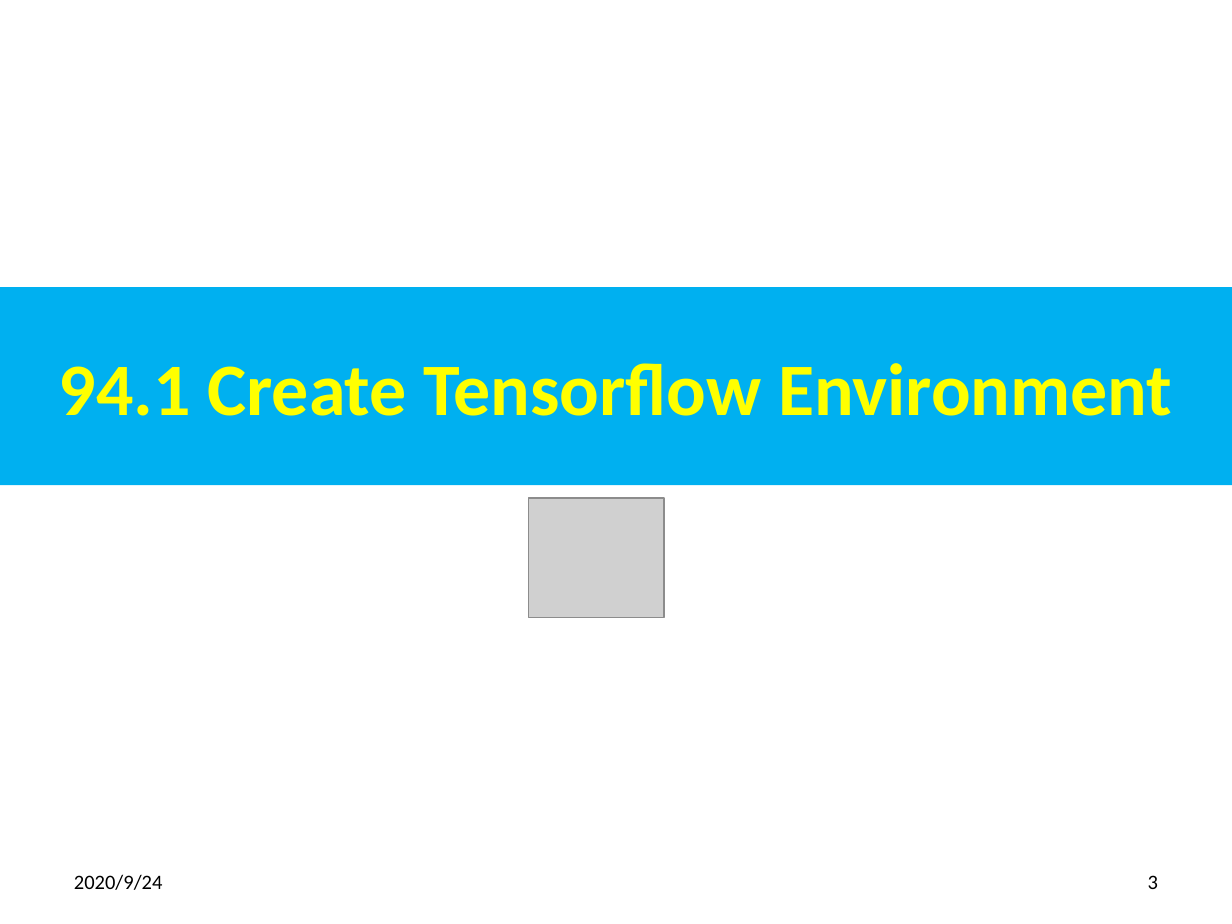
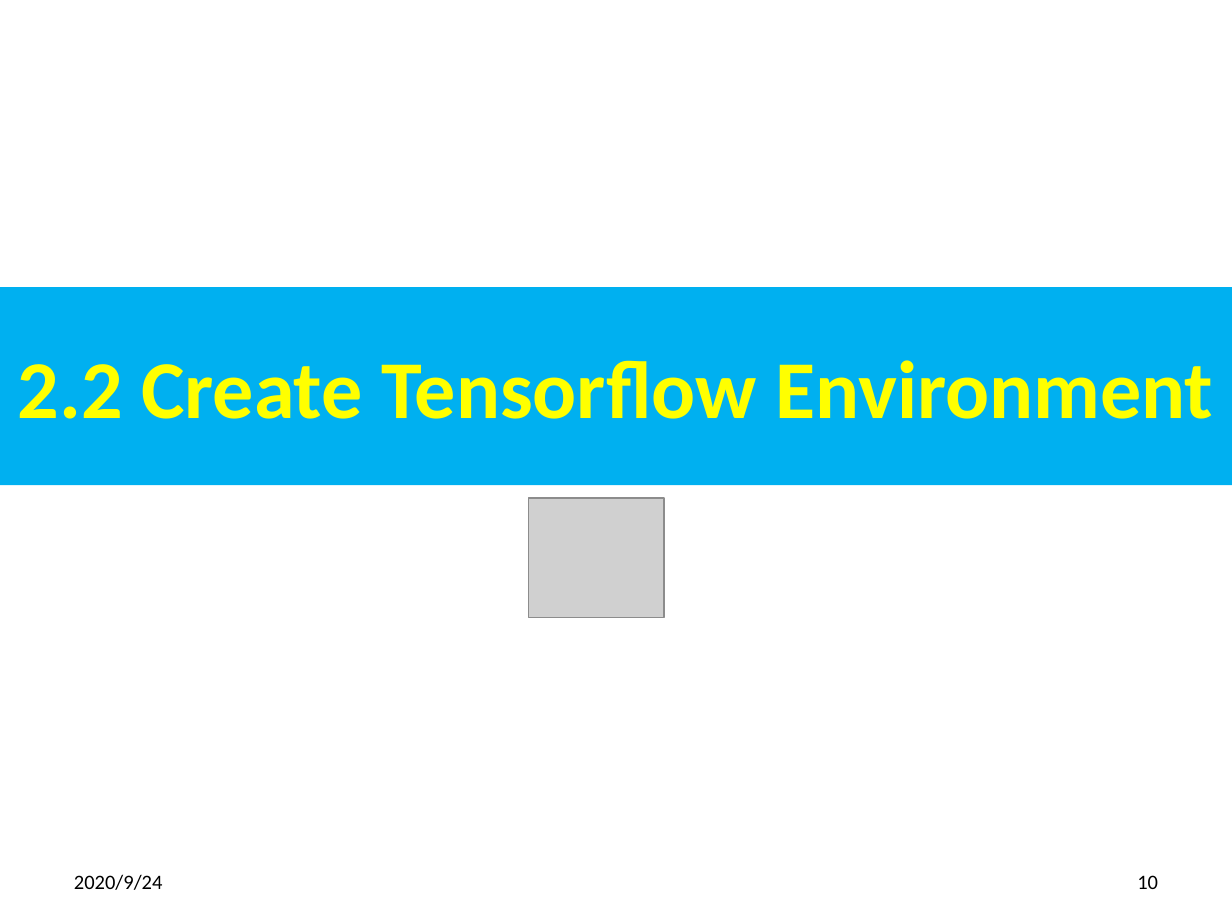
Before and after one commit to peterhchen/900_Python_ML_DS_DL, a slide deck: slide 10 of 002_SetupRunTensorflow.pptx (slide 3 before the commit). Drawn at 1232x924 pixels with LibreOffice and Linux fonts; fonts in the diff are those of the drawing; grey boxes stand for pictures. Boxes give left, top, right and bottom in pixels: in the first picture for what was removed or moved away, otherwise in the second. Text is boxed around its words. In the diff, an @@ line names an element or a change of style, - is before the commit and + after.

```diff
--- a/002_SetupRunTensorflow.pptx
+++ b/002_SetupRunTensorflow.pptx
@@ title at (x1=18, y1=360, x2=1213, y2=419): text changed; size 43.2 to 48 pt @@
-94.1 Create Tensorflow Environment
+2.2 Create Tensorflow Environment
@@ page number at (x1=1137, y1=875, x2=1158, y2=889): text changed @@
-3
+10
```
Also in this commit, not shown: 17 other slides changed, 7 slides added.
